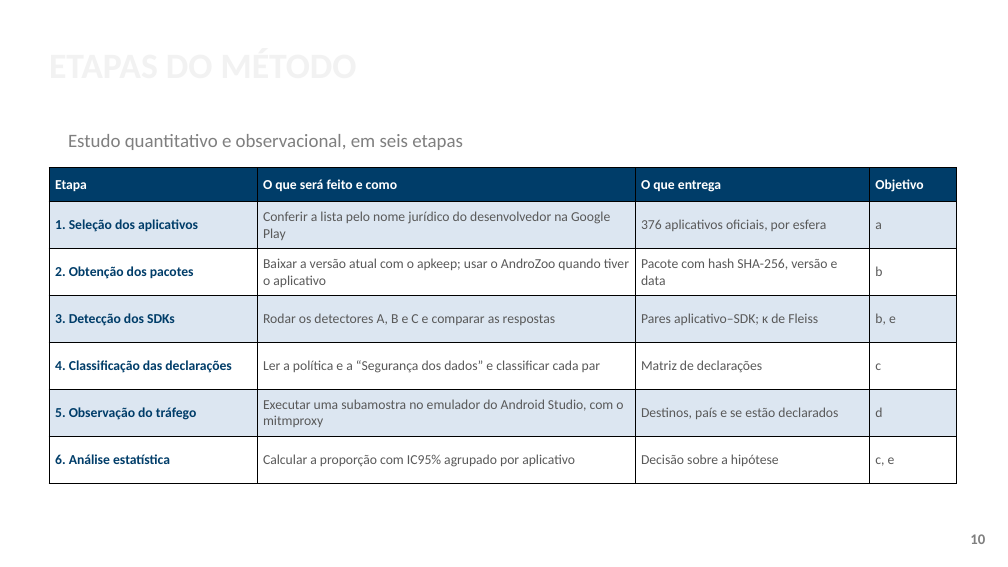
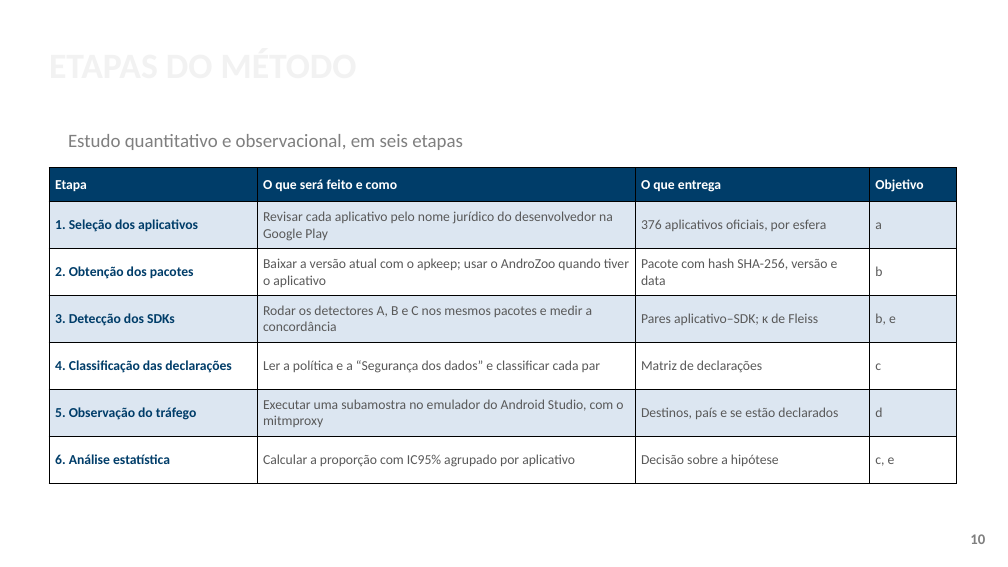
Before and after one commit to ClaudioAMF1/TCC, a slide deck: slide 10 of tcc/apresentacao/apresentacao-defesa-final.pptx. Drawn at 1008x567 pixels with LibreOffice and Linux fonts; fonts in the diff are those of the drawing; background and template pictures are left out. Boxes give left, top, right and bottom in pixels: in the first picture for what was removed or moved away, otherwise in the second. Text is boxed around its words. In the diff, an @@ line names an element or a change of style, - is before the commit and + after.

```diff
--- a/tcc/apresentacao/apresentacao-defesa-final.pptx
+++ b/tcc/apresentacao/apresentacao-defesa-final.pptx
@@ table at [49, 168, 957, 483] @@
-row 2, column 2: Conferir a lista pelo nome jurídico do desenvolvedor na Google Play
+row 2, column 2: Revisar cada aplicativo pelo nome jurídico do desenvolvedor na Google Play
-row 4, column 2: Rodar os detectores A, B e C e comparar as respostas
+row 4, column 2: Rodar os detectores A, B e C nos mesmos pacotes e medir a concordância
```
Also in this commit, not shown: 7 other slides changed, 7 other files.
